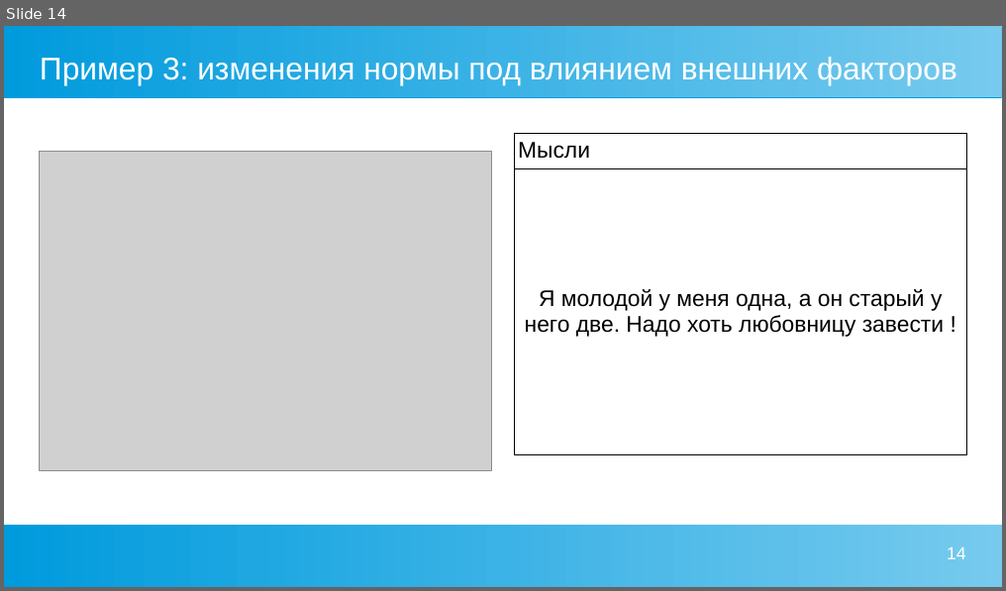
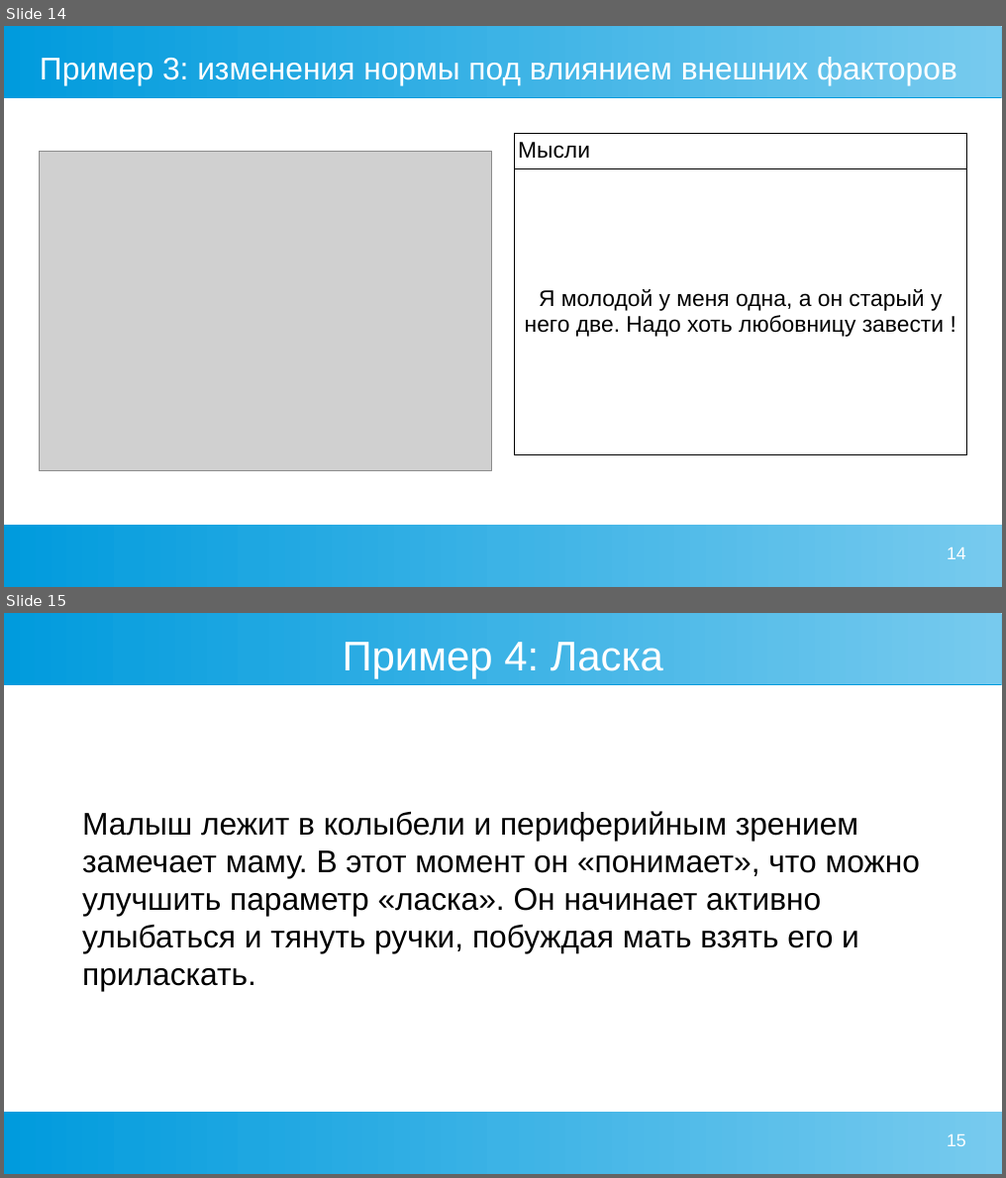
Before and after one commit to Chularev/articles, a slide deck: Psychology/2. гомеостаз и мотивация.odp. Shown one above the other, each under a label of ours: slide 14 before the commit, slides 14 and 15 after it. The pictures are 1006x591 and 1006x1178 pixels, drawn with LibreOffice and Linux fonts; fonts in the diff are those of the drawing; grey boxes stand for pictures. Boxes give left, top, right and bottom in pixels: in the first picture for what was removed or moved away, otherwise in the second. Text is boxed around its words. In the diff, an @@ line names an element or a change of style, - is before the commit and + after.

```diff
--- a/Psychology/2. гомеостаз и мотивация.odp
+++ b/Psychology/2. гомеостаз и мотивация.odp
@@ slide 15 added at (x1=4, y1=613, x2=1002, y2=1174), background #FFFFFF; not listed: 2 template elements that a slide beside it also shows @@
@@ title added at (x1=343, y1=642, x2=663, y2=679), 33 pt, text #FFFFFF @@
+Пример 4: Ласка
@@ text added at (x1=82, y1=811, x2=920, y2=991), 25 pt, text #000000 @@
+Малыш лежит в колыбели и периферийным зрением замечает маму. В этот момент он «понимает», что можно улучшить параметр «ласка». Он начинает активно улыбаться и тянуть ручки, побуждая мать взять его и приласкать.
@@ page number added at (x1=946, y1=1135, x2=966, y2=1147), 14 pt, text #FFFFFF @@
+15
```
Also in this commit, not shown: 1 other slide added, 1 slide removed.
